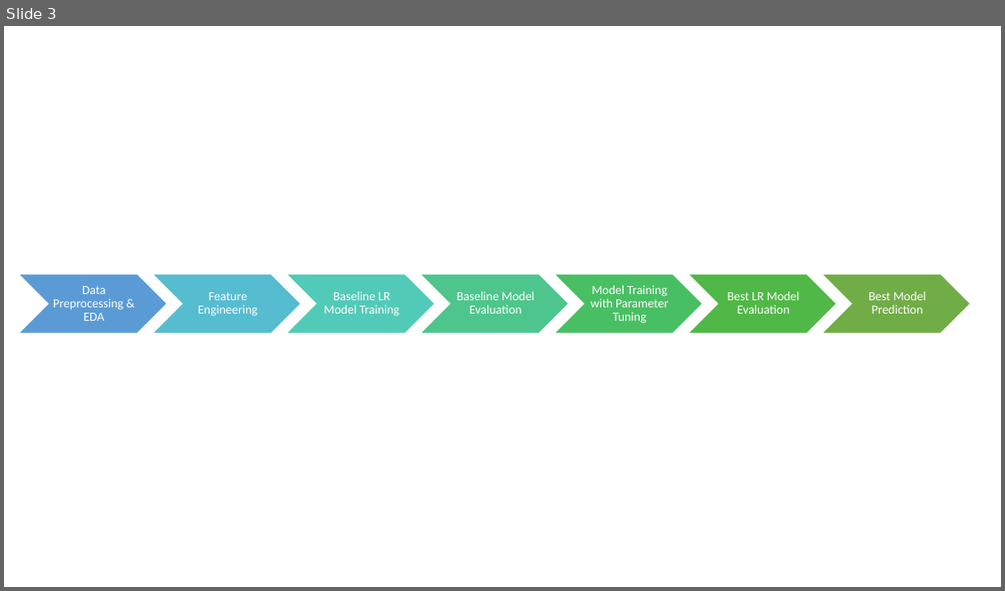
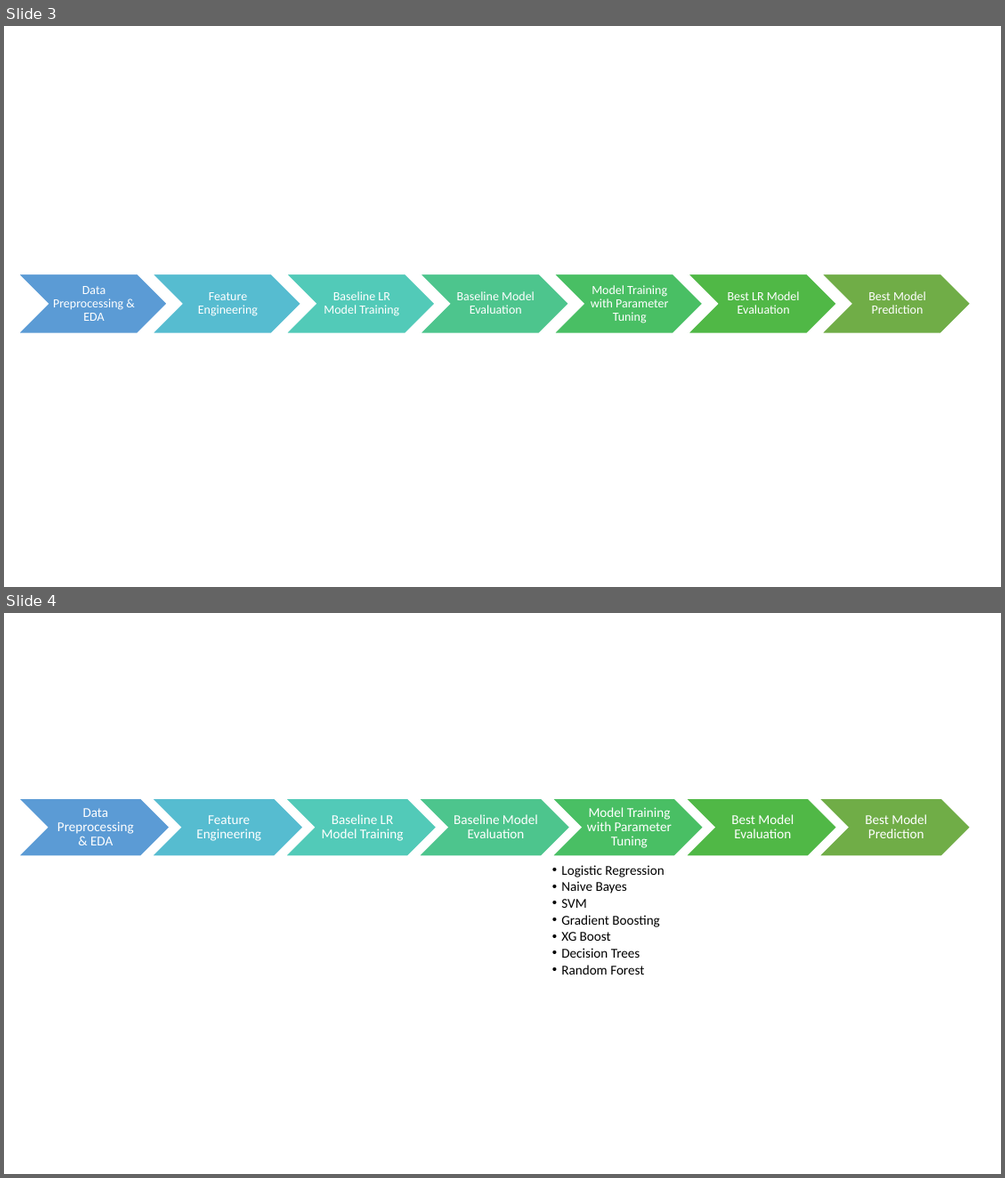
Before and after one commit to ngsudheer/AML-project, a slide deck: Drawing Objects.pptx. Shown one above the other, each under a label of ours: slide 3 before the commit, slides 3 and 4 after it. The pictures are 1005x591 and 1005x1178 pixels, drawn with LibreOffice and Linux fonts; fonts in the diff are those of the drawing. Boxes give left, top, right and bottom in pixels: in the first picture for what was removed or moved away, otherwise in the second. Text is boxed around its words. In the diff, an @@ line names an element or a change of style, - is before the commit and + after.

```diff
--- a/Drawing Objects.pptx
+++ b/Drawing Objects.pptx
@@ slide 4 added at box(4, 613, 1001, 1174), background #FFFFFF @@
@@ group added at box(18, 798, 971, 974): 8 texts, 7 chevrons @@
+Data Preprocessing & EDA
+Feature Engineering
+Baseline LR Model Training
+Baseline Model Evaluation
+Model Training with Parameter Tuning
+  • Logistic Regression
+  • Naive Bayes
+  • SVM
+  • Gradient Boosting
+  • XG Boost
+  • Decision Trees
+  • Random Forest
+Best Model Evaluation
+Best Model Prediction
```
Also in this commit, not shown: 6 other files.
